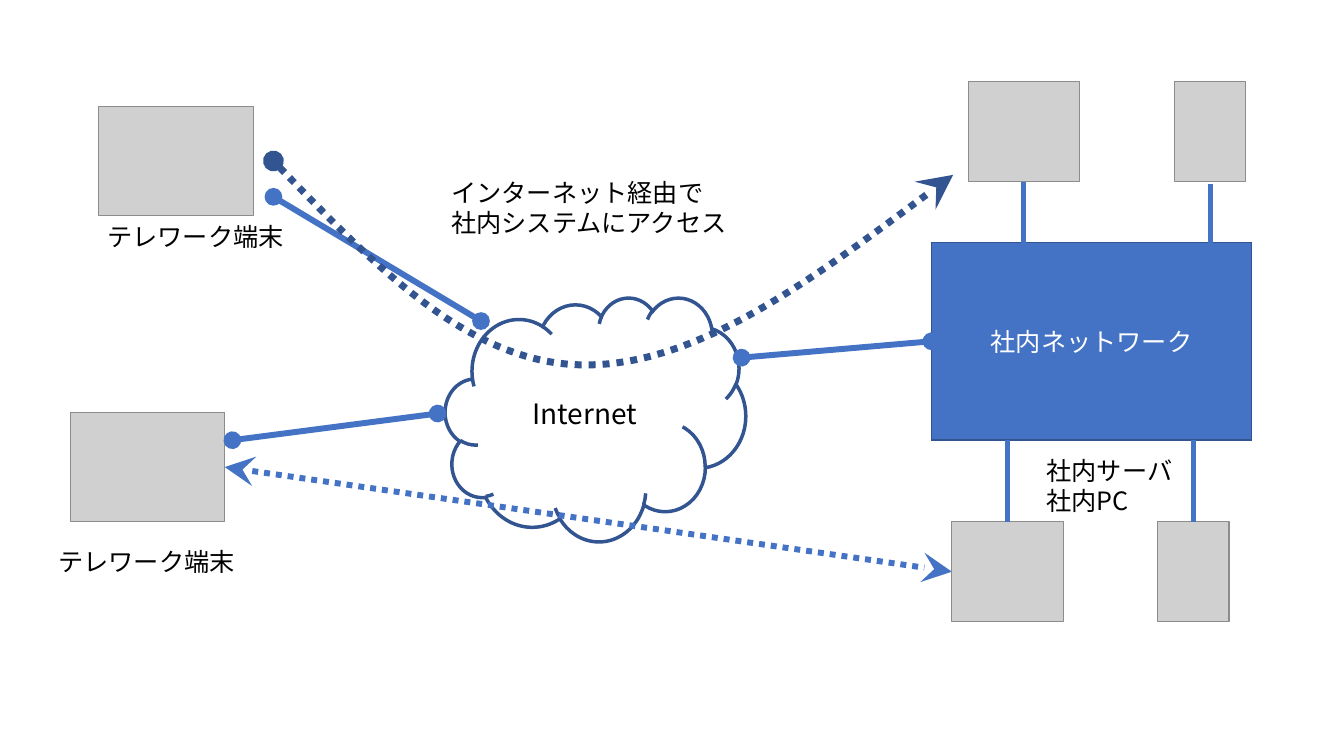
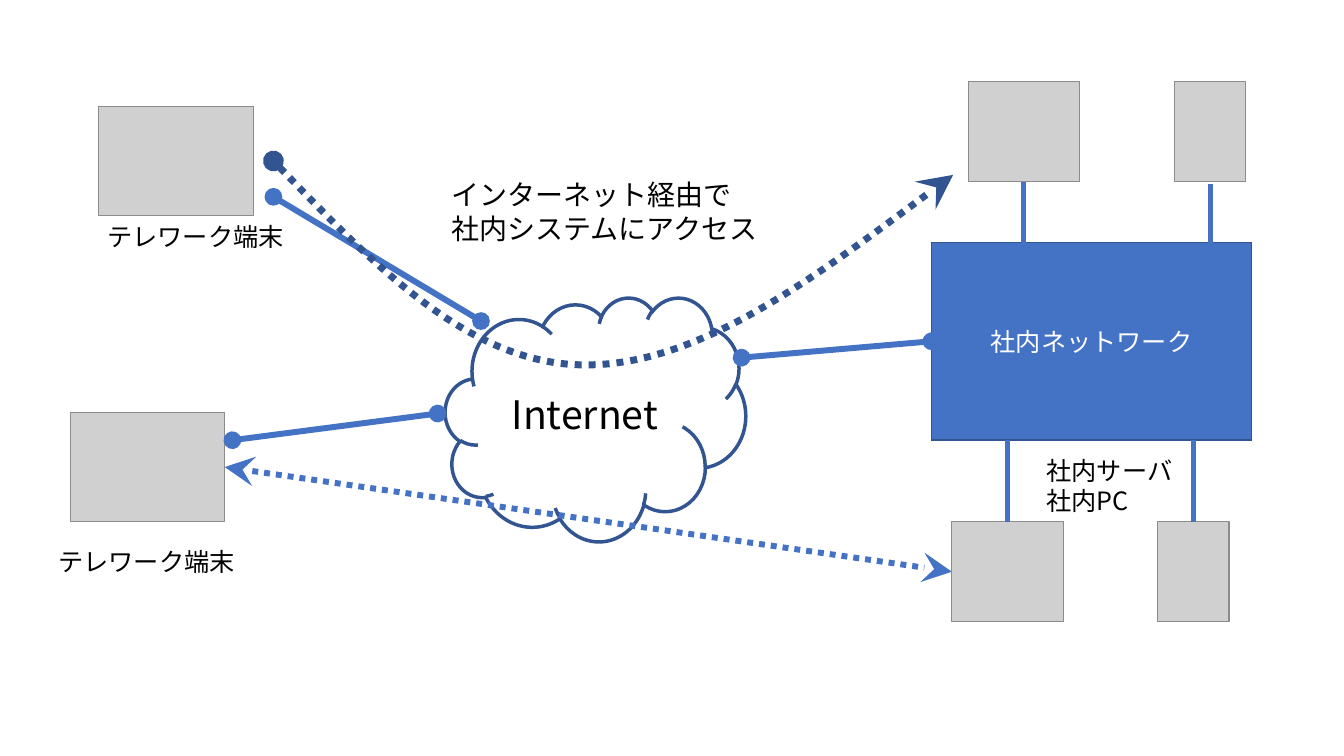
Before and after one commit to Alice-to-Bob/Graduate_School, a slide deck: slide 15 of SUBTHEME/graphs/network_archtecture.pptx. Drawn at 1344x756 pixels with LibreOffice and Linux fonts; fonts in the diff are those of the drawing; grey boxes stand for pictures. Boxes give left, top, right and bottom in pixels: in the first picture for what was removed or moved away, otherwise in the second. Text is boxed around its words. In the diff, an @@ line names an element or a change of style, - is before the commit and + after.

```diff
--- a/SUBTHEME/graphs/network_archtecture.pptx
+++ b/SUBTHEME/graphs/network_archtecture.pptx
@@ text "インターネット経由で" at (451, 181, 757, 242): size 18 to 20 pt @@
@@ cloud "Internet" at (446, 297, 746, 541): size 20 to 28 pt @@
```
Also in this commit, not shown: 5 other slides changed, 1 slide added, 1 slide removed, 17 other files.
